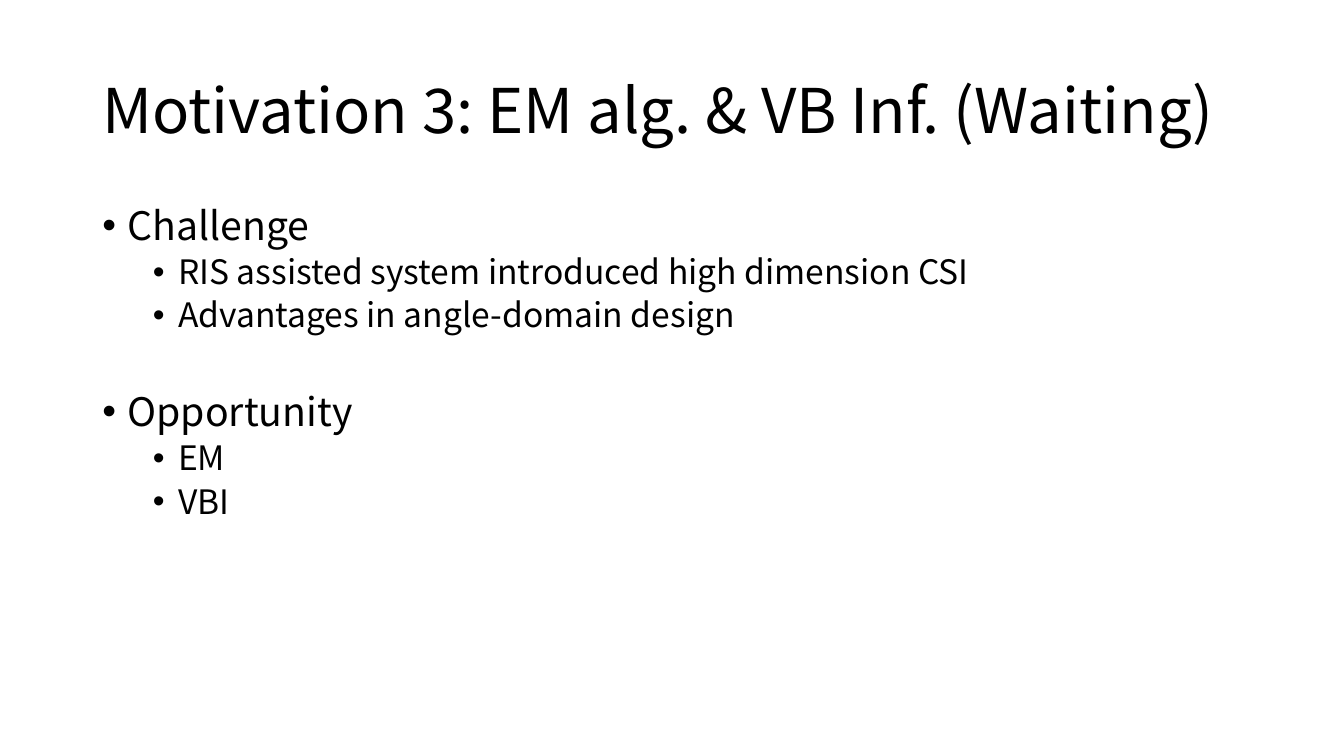
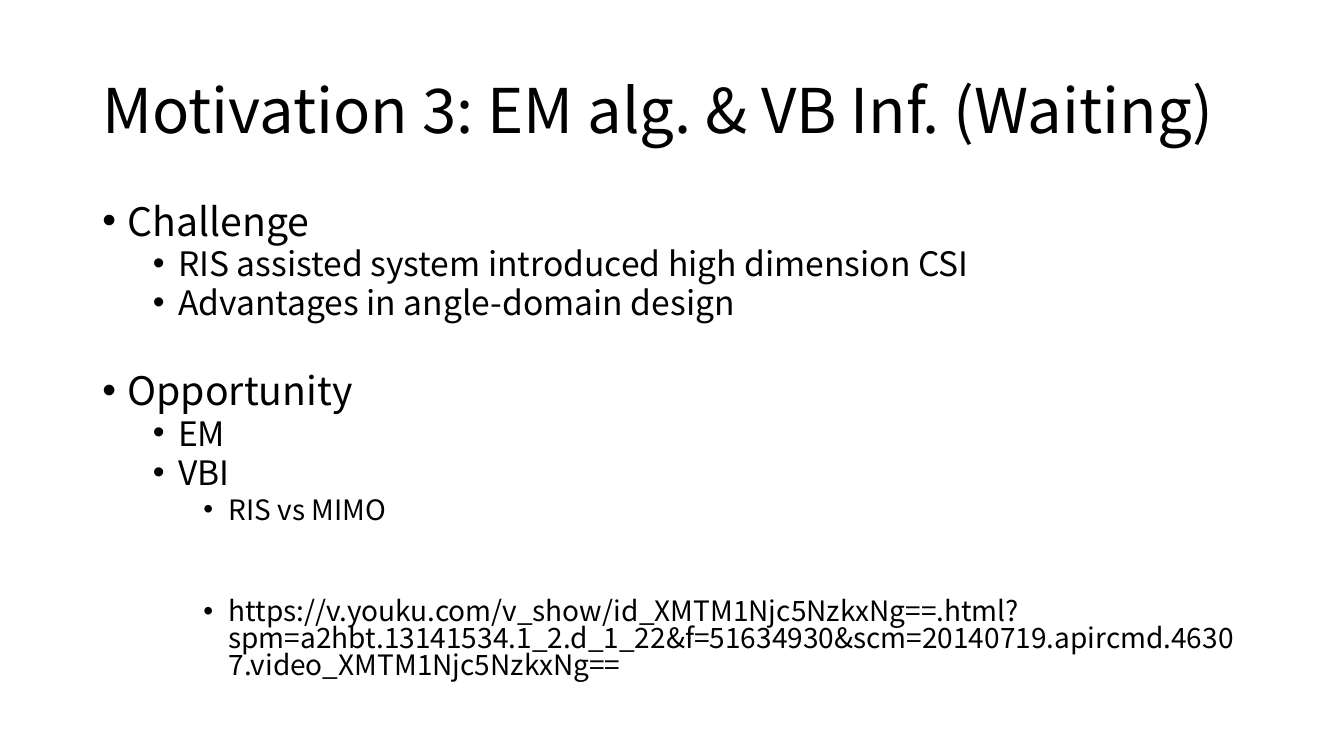
Before and after one commit to Brook1711/RIS-Angular-Domain, a slide deck: slide 4 of doc/RIS-angular-domain组会汇报.pptx. Drawn at 1344x756 pixels with LibreOffice and Linux fonts; fonts in the diff are those of the drawing. Boxes give left, top, right and bottom in pixels: in the first picture for what was removed or moved away, otherwise in the second. Text is boxed around its words. In the diff, an @@ line names an element or a change of style, - is before the commit and + after.

Commit message:
save

```diff
--- a/doc/RIS-angular-domain组会汇报.pptx
+++ b/doc/RIS-angular-domain组会汇报.pptx
@@ text at box(128, 204, 968, 485): line spacing 0.9 to 0.8 @@
@@ text at box(228, 499, 1233, 682): paragraphs added @@
+    • RIS vs MIMO
+    • https://v.youku.com/v_show/id_XMTM1Njc5NzkxNg==.html?spm=a2hbt.13141534.1_2.d_1_22&f=51634930&scm=20140719.apircmd.46307.video_XMTM1Njc5NzkxNg==
```
